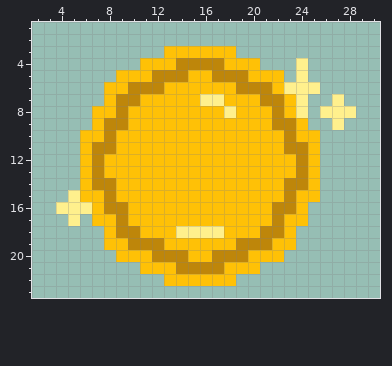
Pixel-art sprite: packages/nouns-img-permutator/assets/layer-3/head-goldcoin.png. The picture above is the old version.
The file is 32x32 pixels. Shown: x 2..30, y 1..23.
And afterwards:
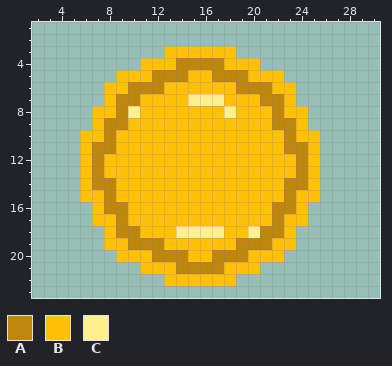
Palette (. is transparent): A #be860a  B #ffc106  C #fff08d
Message: no sparkle on coin
From old to new:
Colour C gives way to colour B in row 6 at x 23; in row 8 at x 24.
Colour B gives way to colour C in row 7 at x 15; in row 8 at x 10; in row 18 at x 20.
Colour C is gone in rows 4 to 5 at x 24; in row 6 at x 24 to 25; in row 7 at x 24 and 27; in row 8 at x 26 to 28; in row 9 at x 27; in row 15 at x 5.
Colour C is gone in row 16 at x 4 to 6; in row 17 at x 5.
